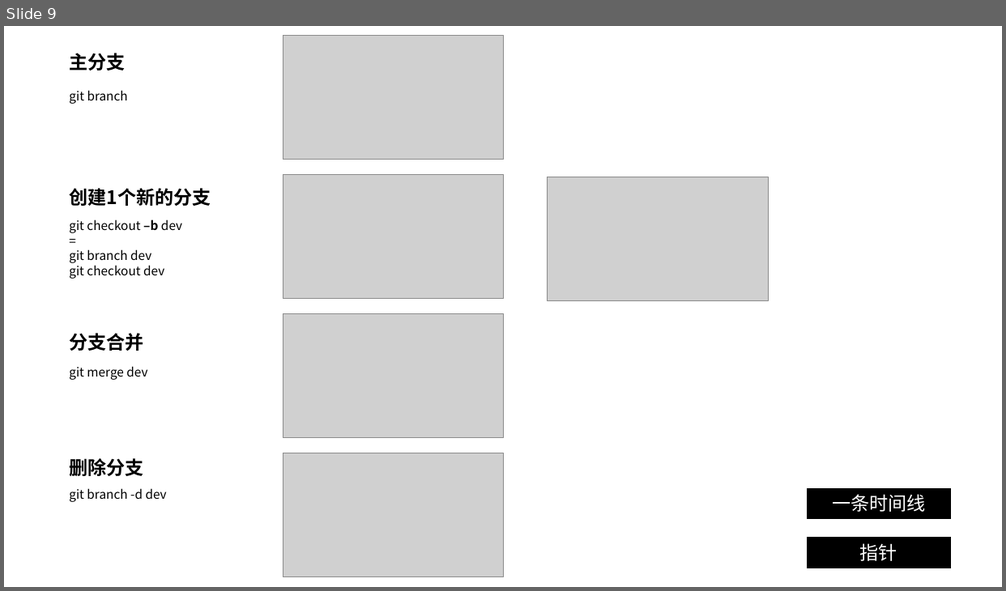
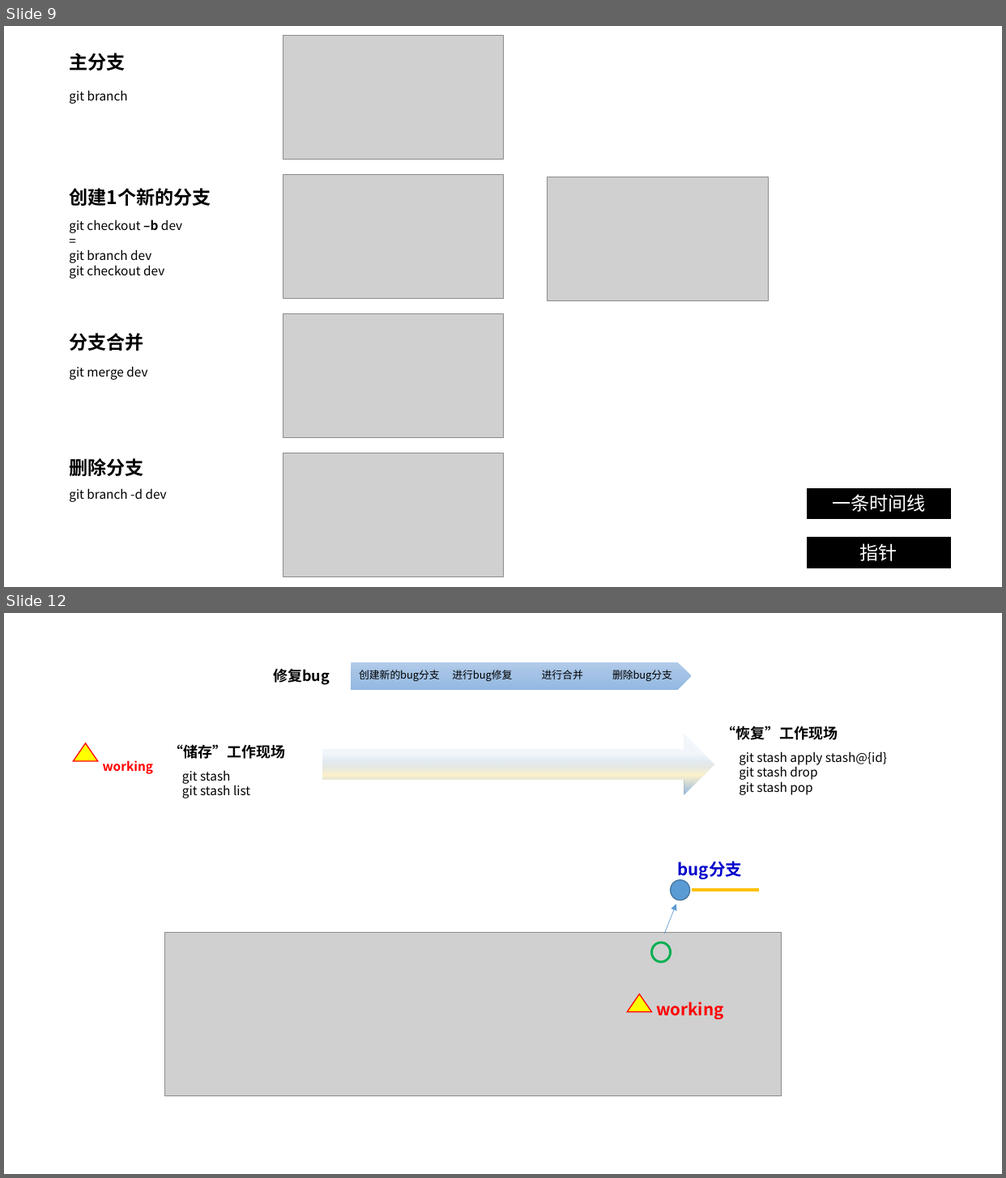
Before and after one commit to KohlZhang/GitTest, a slide deck: git.pptx. Shown one above the other, each under a label of ours: slide 9 before the commit, slides 9 and 12 after it; the slides between them are not shown. The pictures are 1006x591 and 1006x1178 pixels, drawn with LibreOffice and Linux fonts; fonts in the diff are those of the drawing; grey boxes stand for pictures. Boxes give left, top, right and bottom in pixels: in the first picture for what was removed or moved away, otherwise in the second. Text is boxed around its words. In the diff, an @@ line names an element or a change of style, - is before the commit and + after.

```diff
--- a/git.pptx
+++ b/git.pptx
@@ slide 12 added at (4, 613, 1002, 1174), background #FFFFFF @@
@@ text added at (273, 669, 330, 685), 14 pt, text #000000, bold @@
+修复bug
@@ group added at (351, 662, 692, 690): 4 texts, 3 chevrons, 1 pentagon arrow @@
+创建新的bug分支
+进行bug修复
+进行合并
+删除bug分支
@@ text added at (721, 726, 837, 740), 14 pt, text #000000, bold @@
+“恢复”工作现场
@@ triangle added at (73, 743, 98, 761), fill #FFFF00, outline #FF0000 1 pt @@
@@ text added at (168, 744, 285, 759), 14 pt, text #000000, bold @@
+“储存”工作现场
@@ right arrow added at (323, 735, 714, 795), fill gradient #A3C1E5 to #FFF2CC to #93B9E4 @@
@@ text added at (739, 752, 887, 795), 12 pt, text #000000 @@
+git stash apply stash@{id}
+git stash drop
+git stash pop
@@ text added at (103, 760, 153, 774), 12 pt, text #FF0000, bold @@
+working
@@ text added at (182, 770, 250, 798), 12 pt, text #000000 @@
+git stash
+git stash list
@@ text added at (678, 861, 742, 879), 16 pt, text #0000CC, bold @@
+bug分支
@@ ellipse added at (671, 880, 690, 901), fill #5B9BD5, outline #43739E 1 pt @@
@@ line added from (691, 890) to (760, 890), #FFC000 3 pt @@
@@ arrow added from (664, 934) to (676, 905), #5B9BD5 0.5 pt @@
@@ picture added at (165, 933, 782, 1097) @@
@@ ellipse added at (651, 943, 671, 962), outline #00B050 2.25 pt @@
@@ triangle added at (627, 994, 651, 1012), fill #FFFF00, outline #FF0000 1 pt @@
@@ text added at (656, 1002, 723, 1020), 16 pt, text #FF0000, bold @@
+working
```
Also in this commit, not shown: 1 slide changed, 2 other slides added, 1 slide removed.
